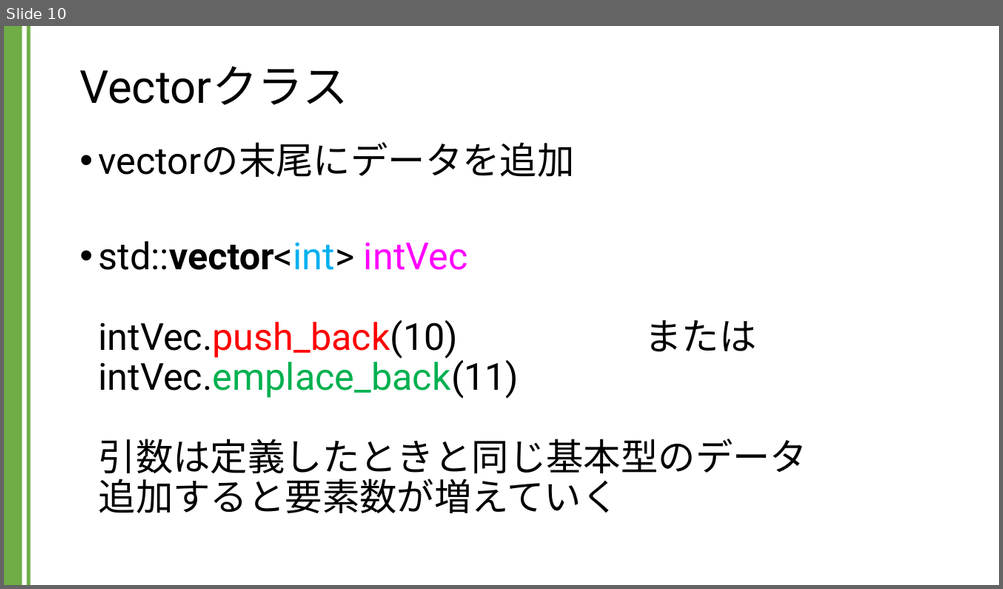
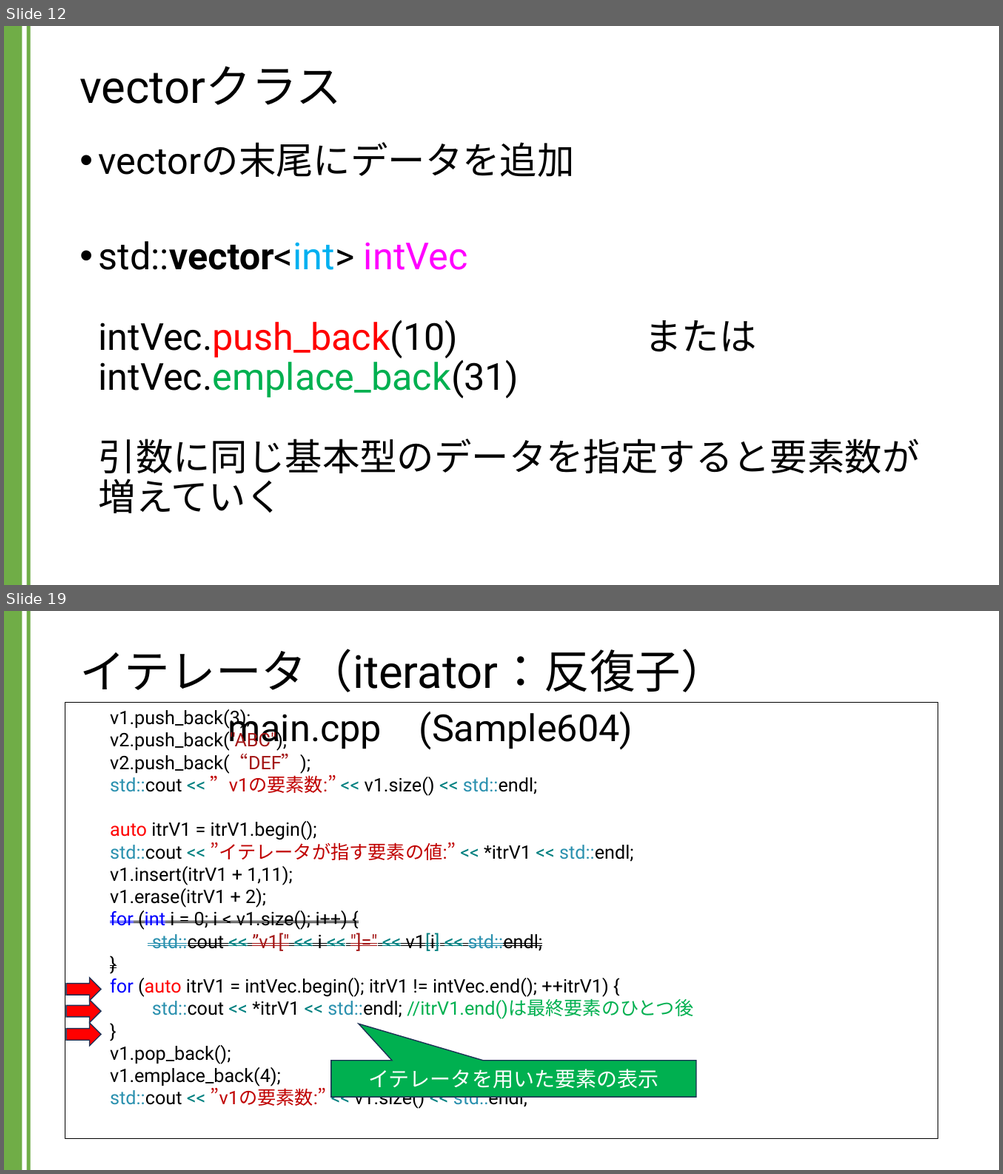
Before and after one commit to kic-murata/cpp2024, a slide deck: 授業資料/講義資料：Vectorクラス.pptx. Shown one above the other, each under a label of ours: slide 10 before the commit, slides 12 and 19 after it; the slides between them are not shown. The pictures are 1003x589 and 1003x1174 pixels, drawn with LibreOffice and Linux fonts; fonts in the diff are those of the drawing. Boxes give left, top, right and bottom in pixels: in the first picture for what was removed or moved away, otherwise in the second. Text is boxed around its words. In the diff, an @@ line names an element or a change of style, - is before the commit and + after.

```diff
--- a/授業資料/講義資料：Vectorクラス.pptx
+++ b/授業資料/講義資料：Vectorクラス.pptx
@@ slide 19 added at [4, 611, 999, 1170], background #FFFFFF; not listed: 2 template elements that a slide beside it also shows @@
@@ title added at [79, 649, 726, 692], 44 pt, text #000000 @@
+イテレータ（iterator：反復子）
@@ rectangle added at [65, 703, 937, 1140], outline #000000 0.75 pt, 18 pt, text #000000 @@
+v1.push_back(3);
+v2.push_back("ABC");
+v2.push_back(“DEF”);
+std::cout << ”v1の要素数:” << v1.size() << std::endl;
+auto itrV1 = itrV1.begin();
+std::cout << ”イテレータが指す要素の値:” << *itrV1 << std::endl;
+v1.insert(itrV1 + 1,11);
+v1.erase(itrV1 + 2);
+for (int i = 0; i < v1.size(); i++) {
+std::cout << ”v1[" << i << "]=" << v1[i] << std::endl;
+}
+for (auto itrV1 = intVec.begin(); itrV1 != intVec.end(); ++itrV1) {
+std::cout << *itrV1 << std::endl; //itrV1.end()は最終要素のひとつ後
+}
+v1.pop_back();
+v1.emplace_back(4);
+std::cout << ”v1の要素数:” << v1.size() << std::endl;
@@ text added at [227, 709, 632, 750], 36 pt, text #000000 @@
+main.cpp (Sample604)
@@ right arrow added at [66, 978, 101, 1001], fill #FF0000, outline #1E3256 1 pt @@
@@ right arrow added at [66, 999, 101, 1023], fill #FF0000, outline #1E3256 1 pt @@
@@ right arrow added at [66, 1023, 101, 1046], fill #FF0000, outline #1E3256 1 pt @@
@@ speech box added at [331, 1061, 696, 1097], fill #00B050, outline #1E3256 1 pt, 20 pt, text #FFFFFF @@
+イテレータを用いた要素の表示
@@ what was slide 10 is now slide 12 @@
@@ slide 12 changed as well @@
@@ title at [79, 66, 341, 105]: text changed @@
-Vectorクラス
+vectorクラス
@@ text at [99, 241, 919, 514]: text changed @@
-• std::vector<int> intVec
-  intVec.push_back(10) または
-  intVec.emplace_back(11)
-  引数は定義したときと同じ基本型のデータ
-  追加すると要素数が増えていく
+• std::vector<int> intVec
+  intVec.push_back(10) または
+  intVec.emplace_back(31)
+  引数に同じ基本型のデータを指定すると要素数が増えていく
```
Also in this commit, not shown: 9 other slides changed, 11 other slides added, 1 other file.
